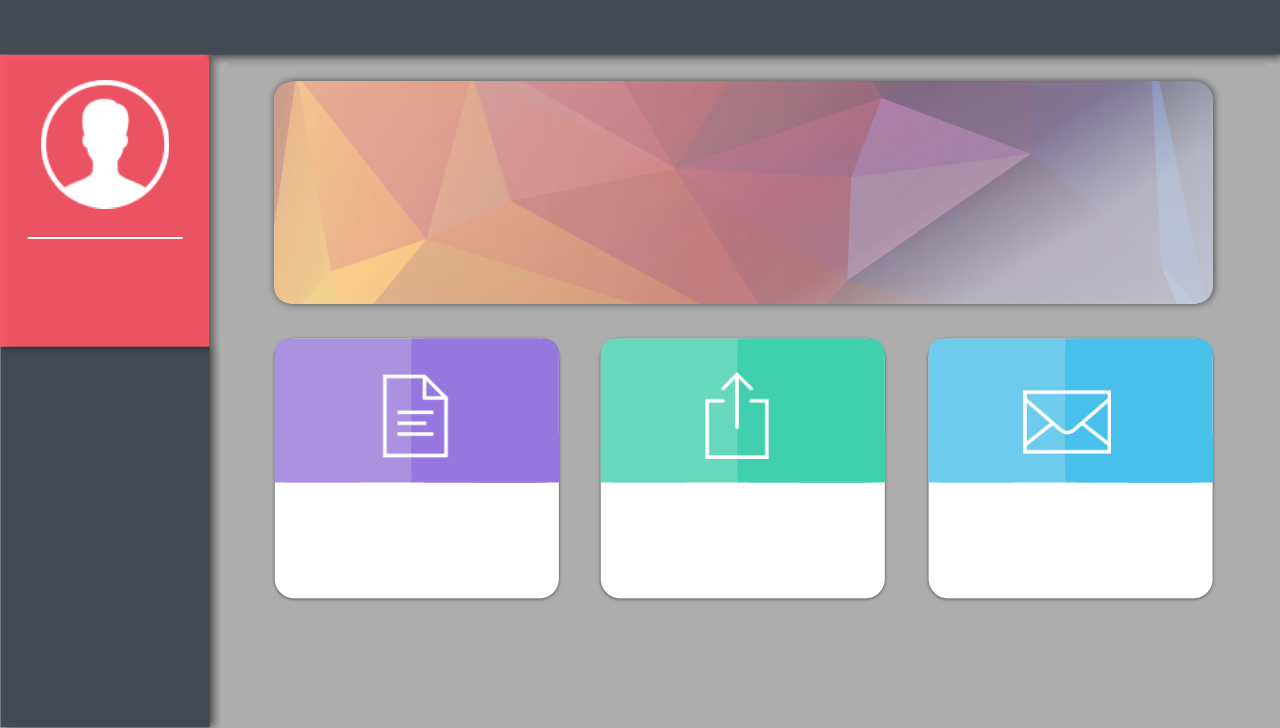
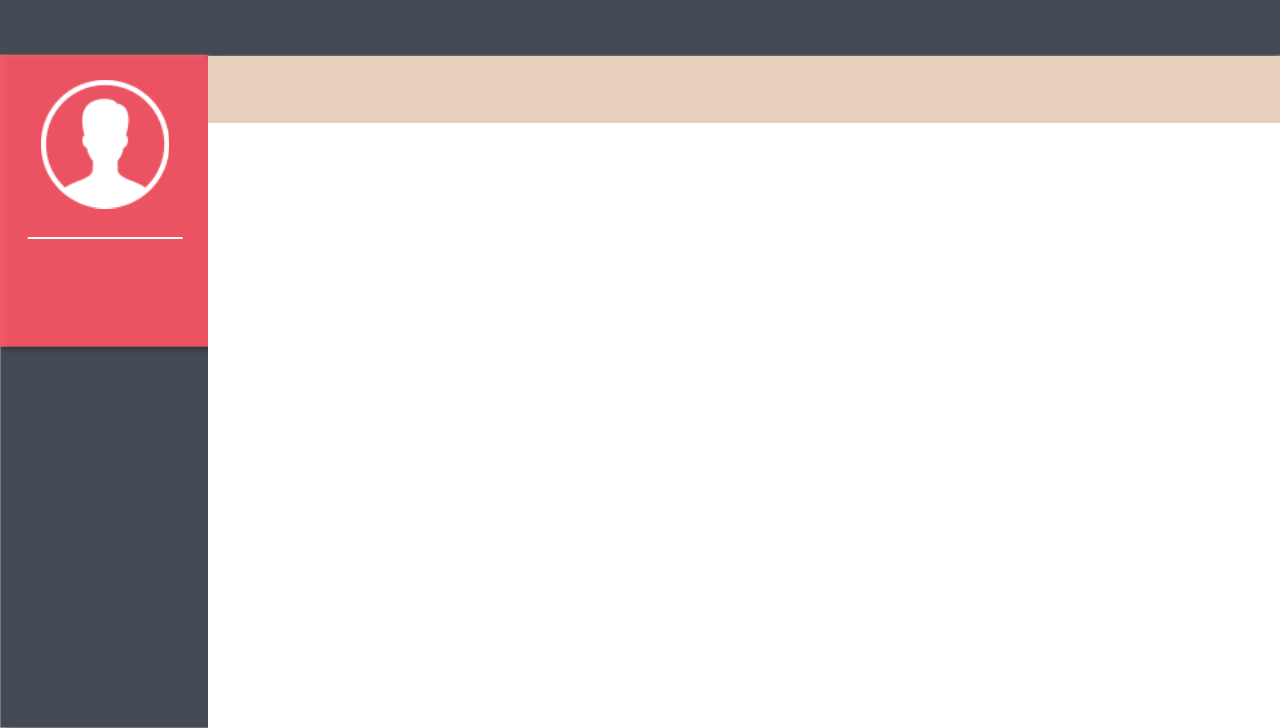
Comparing the layer stacks of the two w=1280, h=728 images. Changes:
hid "Pasted Layer", moved it above "courses_page.png" over [221, 63, 1277, 728]
renamed "courses_page1.png" to "courses_page.png", showed it, painted on it over [208, 56, 1280, 728]
